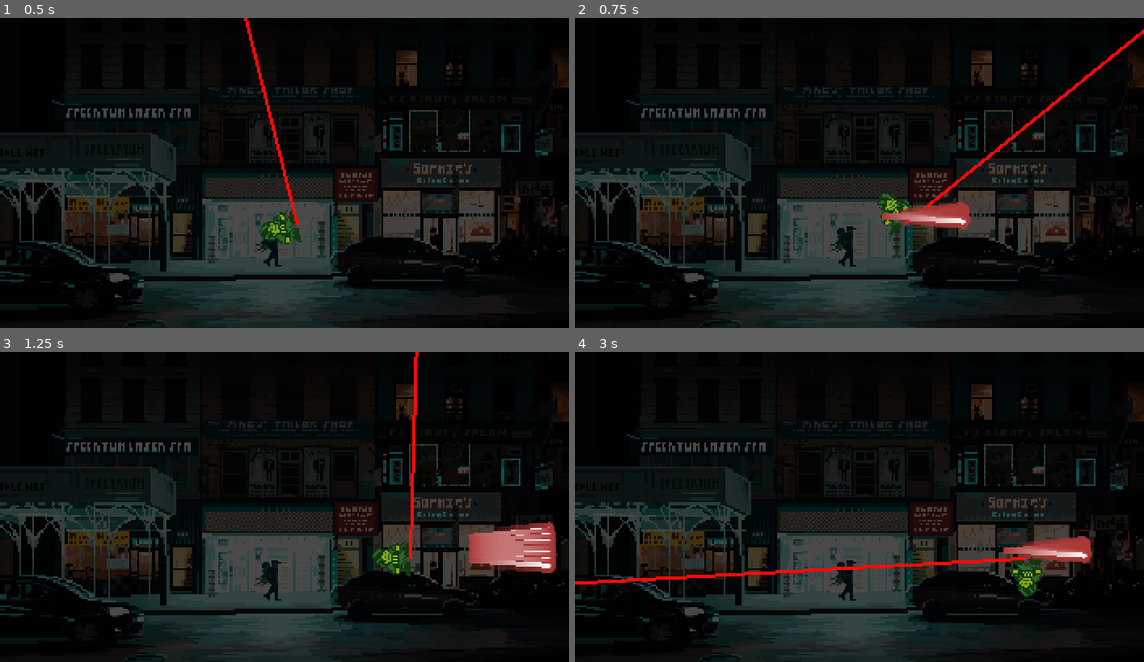
Above: before the commit, frames 1-4 (two rows, left to right).
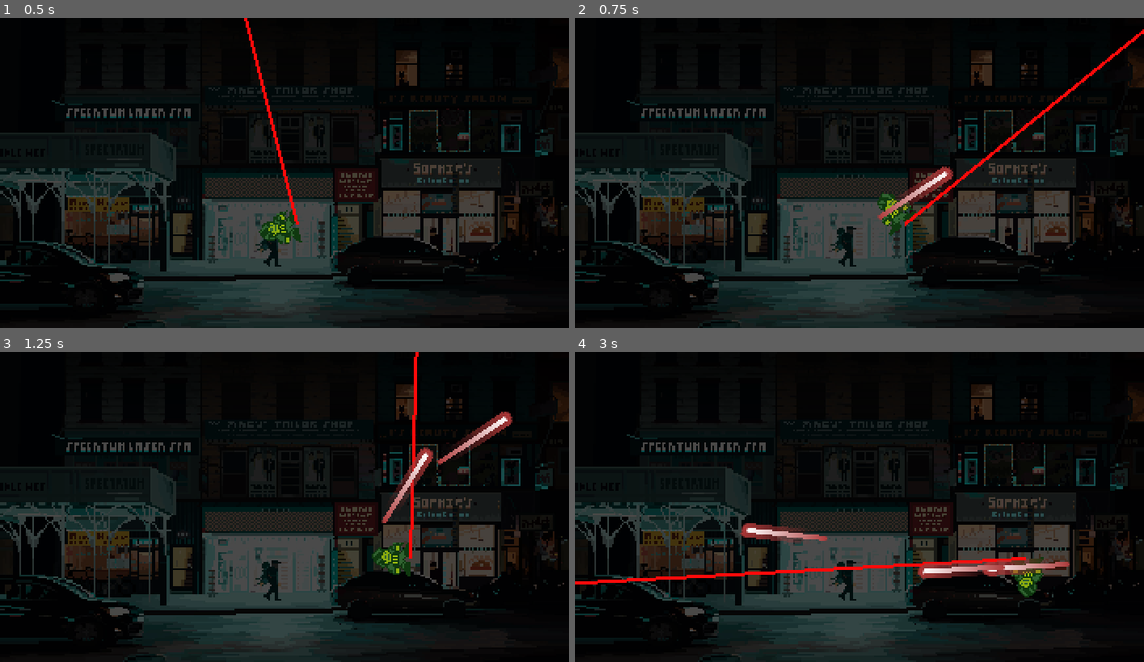
Above: after the commit, the same moments.

Repository: blacksagres/streets-of-evil
Game: Godot game, scene res://world.tscn
Two runs of this game, one before a commit and one after it. Both use one fixed random seed, a clock stepped at 60 frames per second and the inputs below. Sound files missing from this copy of the repository are replaced by a short silence.
Inputs (mouse positions are in pixels of both pictures, inside the frame that each line leads up to):
- Up to frame 1 (0.5 s): no input
- Up to frame 2 (0.75 s): tap Enter (ui_accept) at 0.5 s; move the mouse to (984, 157) at 0.52 s; hold Right (move_right) from 0.53 s (still down); tap Space (shoot) at 0.6 s
- Up to frame 3 (1.25 s): keep holding Right (move_right); tap Enter (ui_accept) at 0.77 s
- Up to frame 4 (3 s): move the mouse to (745, 522) at 1.27 s; tap Space (shoot) at 1.35, 2.1, 2.85 s; tap Enter (ui_accept) at 1.52 s; move the mouse to (916, 438) at 2.02 s; release Right (move_right) at 2.03 s; hold Left (move_left) 2.03-2.78 s; move the mouse to (831, 569) at 2.77 s; hold Right (move_right) from 2.78 s (still down)

Frame 1 is identical in both runs. In frame 2, 1.5% of the frame differs, in the area x 53-70%, y 47-69%; in frame 3, 3.2%, in the area x 67-98%, y 19-72%; in frame 4, 2.5%.

Commit message:
we auto attack now

Diff:
--- a/characters/player.gd
+++ b/characters/player.gd
@@ -5,6 +5,8 @@
 @onready var character_sprite := $PlayerSprites
 
 @onready var laser_sight := $LaserSight
+
+@onready var attack_speed := $AttackSpeedTimer
 
 # External dependencies, weapons, equipment, etc
 
@@ -25,6 +27,8 @@
 
 var current_state : PlayerState
 
+func _ready() -> void:
+	attack_speed.timeout.connect(attack)
 
 func _physics_process(delta: float) -> void:
 	handle_gravity(delta)
@@ -34,8 +38,25 @@
 
 	handle_animation(current_state)
 
+
+
 	# Process movement and execute it in game
 	move_and_slide()
+
+func attack() -> void:
+	var new_bullet = BULLET.instantiate()
+	get_tree().root.add_child(new_bullet)
+
+	# this makes a new origin point from the bullet to shoot from
+	# ideally we want a Marker2D as a spawn point but the character itself
+	# will do.
+	new_bullet.transform = self.transform
+
+	# have to have this state in a function somewhere
+	if character_sprite.flip_h:
+		new_bullet.scale.x = 1
+	else:
+		new_bullet.scale.x = -1
 
 func handle_laser_sight() -> void:
 	# Rotates the laser together with the character
@@ -48,19 +69,19 @@
 
 		## SHOTGUN
 
-		const MAXIMUM_SPREAD = deg_to_rad(5)
-		const BULLET_COUNT = 7
-
-		for i in range(BULLET_COUNT):
-			var bullet = BULLET.instantiate()
-
-			var angle_offset = lerp(-MAXIMUM_SPREAD, MAXIMUM_SPREAD, float(i)/BULLET_COUNT)
-			bullet.rotation = angle_offset
-			bullet.position = position
-			get_tree().root.add_child(bullet)
-			#add_sibling(bullet)
-
-		return
+		#const MAXIMUM_SPREAD = deg_to_rad(5)
+		#const BULLET_COUNT = 7
+		#
+		#for i in range(BULLET_COUNT):
+			#var bullet = BULLET.instantiate()
+#
+			#var angle_offset = lerp(-MAXIMUM_SPREAD, MAXIMUM_SPREAD, float(i)/BULLET_COUNT)
+			#bullet.rotation = angle_offset
+			#bullet.position = position
+			#get_tree().root.add_child(bullet)
+			##add_sibling(bullet)
+		#
+		#return
 		var new_bullet = BULLET.instantiate()
 		get_tree().root.add_child(new_bullet)
 
--- a/characters/player.tscn
+++ b/characters/player.tscn
@@ -1,8 +1,9 @@
-[gd_scene load_steps=10 format=3 uid="uid://cleasu8qoohko"]
+[gd_scene load_steps=11 format=3 uid="uid://cleasu8qoohko"]
 
 [ext_resource type="Script" uid="uid://dftsxtkni3gv8" path="res://characters/player.gd" id="1_dnjla"]
 [ext_resource type="Script" uid="uid://brny1n4ohpgfh" path="res://characters/hitbox.gd" id="2_3eadt"]
 [ext_resource type="Texture2D" uid="uid://7o3rjys2pew7" path="res://assets/scotty-frames.png" id="2_tory2"]
+[ext_resource type="Script" uid="uid://davfvldraeelq" path="res://characters/shooting_timer.gd" id="4_x0jl3"]
 
 [sub_resource type="CapsuleShape2D" id="CapsuleShape2D_6p3mc"]
 
@@ -102,3 +103,7 @@
 points = PackedVector2Array(7, -17)
 width = 2.0
 default_color = Color(1, 0.04, 0.04, 1)
+
+[node name="AttackSpeedTimer" type="Timer" parent="."]
+autostart = true
+script = ExtResource("4_x0jl3")
--- /dev/null
+++ b/characters/shooting_timer.gd
@@ -0,0 +1,14 @@
+extends Timer
+
+
+# Called when the node enters the scene tree for the first time.
+func _ready() -> void:
+	pass # Replace with function body.
+
+
+# Called every frame. 'delta' is the elapsed time since the previous frame.
+func _process(delta: float) -> void:
+	pass
+
+func _on_timer_timeout():
+	print("Time to attack!")
Not shown, added: characters/shooting_timer.gd.uid
